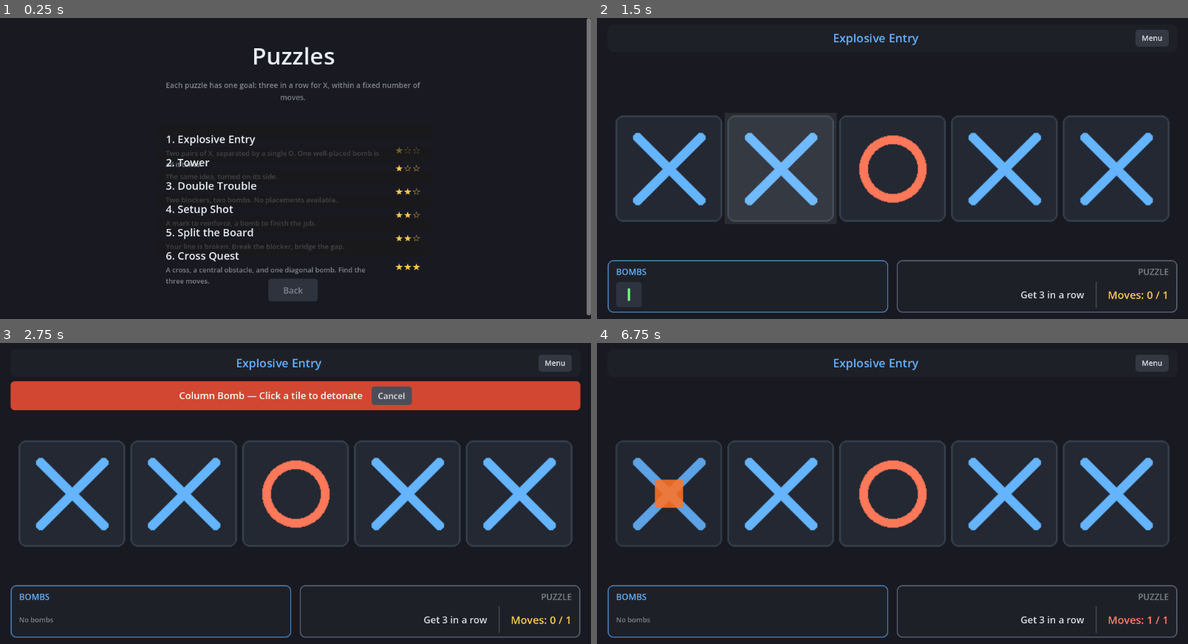
Above: before the commit, frames 1-4 (two rows, left to right).
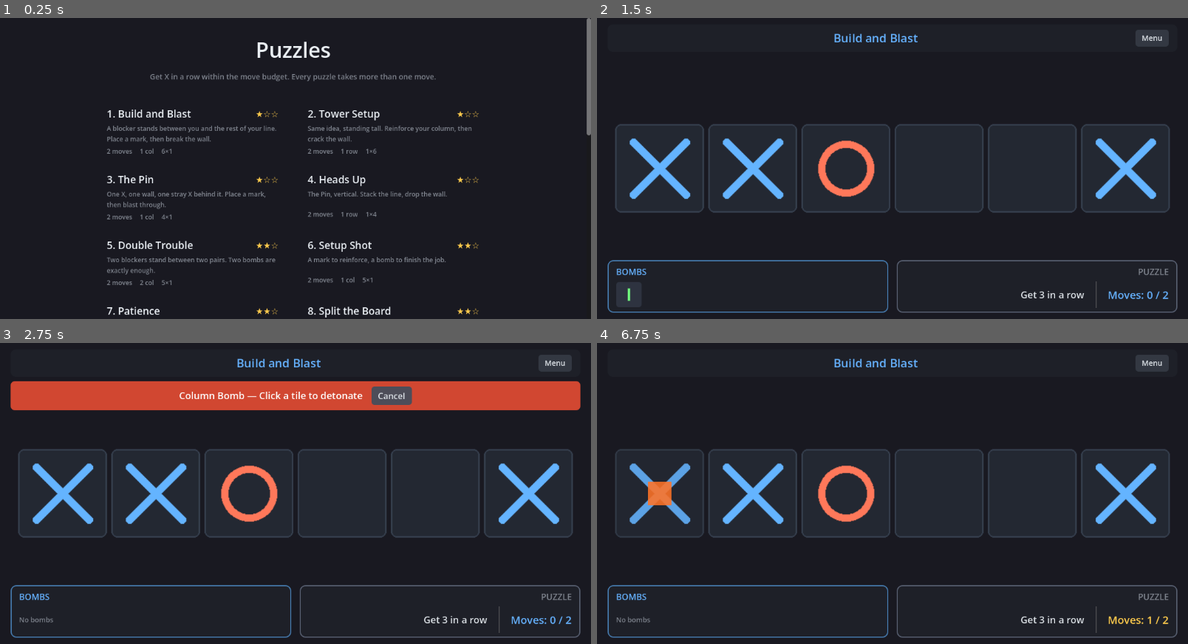
Above: after the commit, the same moments.

Repository: john-breton/TicTacBombs
Game: Godot game, scene res://Scenes/PuzzleSelect.tscn
Same seed, same stepped clock (60 frames per second), same inputs: the game is played once before the commit and once after it. This scene is started directly instead of the project's main scene.
Inputs (mouse positions are in pixels of both pictures, inside the frame that each line leads up to):
- Up to frame 1 (0.25 s): no input
- Up to frame 2 (1.5 s): click (892, 132) at 0.52 s; click (792, 129) at 1.27 s
- Up to frame 3 (2.75 s): click (29, 619) at 2 s
- Up to frame 4 (6.75 s): click "Menu" at 2.75 s; click "Restart" at 3.5 s; click (626, 619) at 4.25 s; click "Cancel" at 5 s; click (626, 619) at 5.75 s; tap A at 6.5 s; move the mouse to (667, 493) at 6.52 s; click (667, 493) at 6.67 s

The runs differ from the first frame. In frame 1, 7.9% of the frame differs, in the area x 18-100%, y 7-100%; in frame 2, 10%, in the area x 3-97%, y 5-94%; in frame 3, 9.4%; in frame 4, 9.3%.

Commit message:
Add more puzzles
Signed-off-by: john-breton <john.breton@canonical.com>

Diff:
--- a/Scripts/PuzzleCatalog.gd
+++ b/Scripts/PuzzleCatalog.gd
@@ -4,6 +4,7 @@
 ## Hand-crafted puzzles for Puzzle Mode.
 ## Each puzzle defines a board (possibly irregular), pre-placed marks,
 ## a fixed bomb inventory, a move budget, and a win length.
+## Every puzzle is designed to require multiple moves to solve.
 
 # Tile states used in puzzle board definitions.
 const TILE_DISABLED = -1  # Cell doesn't exist (wall — blocks wins, unplayable)
@@ -21,40 +22,72 @@
 	return [
 		{
 			"id": 1,
-			"name": "Explosive Entry",
-			"description": "Two pairs of X, separated by a single O. One well-placed bomb is all it takes.",
+			"name": "Build and Blast",
+			"description": "A blocker stands between you and the rest of your line. Place a mark, then break the wall.",
 			"difficulty": 1,
-			"width": 5,
-			"height": 1,
-			"win_length": 3,
-			"board": [
-				[TILE_X, TILE_X, TILE_O, TILE_X, TILE_X],
-			],
-			"bombs": [BOMB_COLUMN],
-			"max_moves": 1,
+			"width": 6,
+			"height": 1,
+			"win_length": 3,
+			"board": [
+				[TILE_X, TILE_X, TILE_O, TILE_EMPTY, TILE_EMPTY, TILE_X],
+			],
+			"bombs": [BOMB_COLUMN],
+			"max_moves": 2,
 		},
 		{
 			"id": 2,
-			"name": "Tower",
-			"description": "The same idea, turned on its side.",
+			"name": "Tower Setup",
+			"description": "Same idea, standing tall. Reinforce your column, then crack the wall.",
 			"difficulty": 1,
 			"width": 1,
-			"height": 5,
-			"win_length": 3,
-			"board": [
-				[TILE_X],
-				[TILE_X],
-				[TILE_O],
-				[TILE_X],
+			"height": 6,
+			"win_length": 3,
+			"board": [
+				[TILE_X],
+				[TILE_X],
+				[TILE_O],
+				[TILE_EMPTY],
+				[TILE_EMPTY],
 				[TILE_X],
 			],
 			"bombs": [BOMB_ROW],
-			"max_moves": 1,
+			"max_moves": 2,
 		},
 		{
 			"id": 3,
+			"name": "The Pin",
+			"description": "One X, one wall, one stray X behind it. Place a mark, then blast through.",
+			"difficulty": 1,
+			"width": 4,
+			"height": 1,
+			"win_length": 3,
+			"board": [
+				[TILE_EMPTY, TILE_X, TILE_O, TILE_X],
+			],
+			"bombs": [BOMB_COLUMN],
+			"max_moves": 2,
+		},
+		{
+			"id": 4,
+			"name": "Heads Up",
+			"description": "The Pin, vertical. Stack the line, drop the wall.",
+			"difficulty": 1,
+			"width": 1,
+			"height": 4,
+			"win_length": 3,
+			"board": [
+				[TILE_EMPTY],
+				[TILE_X],
+				[TILE_O],
+				[TILE_X],
+			],
+			"bombs": [BOMB_ROW],
+			"max_moves": 2,
+		},
+		{
+			"id": 5,
 			"name": "Double Trouble",
-			"description": "Two blockers, two bombs. No placements available.",
+			"description": "Two blockers stand between two pairs. Two bombs are exactly enough.",
 			"difficulty": 2,
 			"width": 5,
 			"height": 1,
@@ -66,7 +99,7 @@
 			"max_moves": 2,
 		},
 		{
-			"id": 4,
+			"id": 6,
 			"name": "Setup Shot",
 			"description": "A mark to reinforce, a bomb to finish the job.",
 			"difficulty": 2,
@@ -80,9 +113,23 @@
 			"max_moves": 2,
 		},
 		{
-			"id": 5,
+			"id": 7,
+			"name": "Patience",
+			"description": "Two empties, a wall, and one X on the far side. The bomb is a trap — find the cleaner path.",
+			"difficulty": 2,
+			"width": 5,
+			"height": 1,
+			"win_length": 3,
+			"board": [
+				[TILE_X, TILE_EMPTY, TILE_EMPTY, TILE_O, TILE_X],
+			],
+			"bombs": [BOMB_COLUMN],
+			"max_moves": 2,
+		},
+		{
+			"id": 8,
 			"name": "Split the Board",
-			"description": "Your line is broken. Break the blocker, bridge the gap.",
+			"description": "Your line is broken. Bridge it however you can.",
 			"difficulty": 2,
 			"width": 5,
 			"height": 3,
@@ -96,7 +143,67 @@
 			"max_moves": 2,
 		},
 		{
-			"id": 6,
+			"id": 9,
+			"name": "Sandwich",
+			"description": "Four X's, three walls, three bombs. No room to spare — anything left standing breaks the chain.",
+			"difficulty": 2,
+			"width": 7,
+			"height": 1,
+			"win_length": 3,
+			"board": [
+				[TILE_X, TILE_X, TILE_O, TILE_O, TILE_O, TILE_X, TILE_X],
+			],
+			"bombs": [BOMB_COLUMN, BOMB_COLUMN, BOMB_COLUMN],
+			"max_moves": 3,
+		},
+		{
+			"id": 10,
+			"name": "Stockpile",
+			"description": "One X to start, a wall in the middle, and an empty stretch. Build up before you blast.",
+			"difficulty": 2,
+			"width": 5,
+			"height": 1,
+			"win_length": 3,
+			"board": [
+				[TILE_X, TILE_EMPTY, TILE_O, TILE_EMPTY, TILE_EMPTY],
+			],
+			"bombs": [BOMB_COLUMN],
+			"max_moves": 3,
+		},
+		{
+			"id": 11,
+			"name": "Three Steps",
+			"description": "Two X's pinned by walls, with a clear column down the middle. Two routes — both take three moves.",
+			"difficulty": 2,
+			"width": 5,
+			"height": 3,
+			"win_length": 3,
+			"board": [
+				[TILE_O, TILE_EMPTY, TILE_EMPTY, TILE_EMPTY, TILE_O],
+				[TILE_X, TILE_O,     TILE_EMPTY, TILE_O,     TILE_X],
+				[TILE_O, TILE_EMPTY, TILE_EMPTY, TILE_EMPTY, TILE_O],
+			],
+			"bombs": [BOMB_COLUMN, BOMB_COLUMN],
+			"max_moves": 3,
+		},
+		{
+			"id": 12,
+			"name": "Bridge Out",
+			"description": "Two pieces sit on opposite sides, with a wall between them. Three deliberate moves.",
+			"difficulty": 3,
+			"width": 5,
+			"height": 3,
+			"win_length": 3,
+			"board": [
+				[TILE_EMPTY, TILE_EMPTY, TILE_EMPTY, TILE_EMPTY, TILE_EMPTY],
+				[TILE_X,     TILE_EMPTY, TILE_O,     TILE_EMPTY, TILE_X],
+				[TILE_EMPTY, TILE_EMPTY, TILE_EMPTY, TILE_EMPTY, TILE_EMPTY],
+			],
+			"bombs": [BOMB_COLUMN],
+			"max_moves": 3,
+		},
+		{
+			"id": 13,
 			"name": "Cross Quest",
 			"description": "A cross, a central obstacle, and one diagonal bomb. Find the three moves.",
 			"difficulty": 3,
@@ -112,6 +219,135 @@
 			],
 			"bombs": [BOMB_DIAGONAL],
 			"max_moves": 3,
+		},
+		{
+			"id": 14,
+			"name": "Cracked Open",
+			"description": "A diagonal almost reaches across. Set the keystone, then split the wall — but mind where the bomb lands.",
+			"difficulty": 3,
+			"width": 4,
+			"height": 4,
+			"win_length": 3,
+			"board": [
+				[TILE_X,     TILE_EMPTY, TILE_EMPTY, TILE_EMPTY],
+				[TILE_EMPTY, TILE_O,     TILE_EMPTY, TILE_EMPTY],
+				[TILE_EMPTY, TILE_EMPTY, TILE_EMPTY, TILE_EMPTY],
+				[TILE_EMPTY, TILE_EMPTY, TILE_EMPTY, TILE_X],
+			],
+			"bombs": [BOMB_DIAGONAL],
+			"max_moves": 2,
+		},
+		{
+			"id": 15,
+			"name": "Cracked Wider",
+			"description": "Two walls on the diagonal, two bombs in your pocket. Choose targets that don't take your own X's with them.",
+			"difficulty": 3,
+			"width": 5,
+			"height": 5,
+			"win_length": 3,
+			"board": [
+				[TILE_X,     TILE_EMPTY, TILE_EMPTY, TILE_EMPTY, TILE_EMPTY],
+				[TILE_EMPTY, TILE_O,     TILE_EMPTY, TILE_EMPTY, TILE_EMPTY],
+				[TILE_EMPTY, TILE_EMPTY, TILE_EMPTY, TILE_EMPTY, TILE_EMPTY],
+				[TILE_EMPTY, TILE_EMPTY, TILE_EMPTY, TILE_O,     TILE_EMPTY],
+				[TILE_EMPTY, TILE_EMPTY, TILE_EMPTY, TILE_EMPTY, TILE_X],
+			],
+			"bombs": [BOMB_DIAGONAL, BOMB_DIAGONAL],
+			"max_moves": 3,
+		},
+		{
+			"id": 16,
+			"name": "Long Reach",
+			"description": "Four in a row this time. Plan all three moves before you commit.",
+			"difficulty": 3,
+			"width": 7,
+			"height": 1,
+			"win_length": 4,
+			"board": [
+				[TILE_X, TILE_EMPTY, TILE_O, TILE_EMPTY, TILE_EMPTY, TILE_EMPTY, TILE_X],
+			],
+			"bombs": [BOMB_COLUMN],
+			"max_moves": 3,
+		},
+		{
+			"id": 17,
+			"name": "The Spread",
+			"description": "Two walls, two bombs, two X's needed in the middle. Five moves with no slack.",
+			"difficulty": 3,
+			"width": 7,
+			"height": 1,
+			"win_length": 4,
+			"board": [
+				[TILE_X, TILE_EMPTY, TILE_O, TILE_EMPTY, TILE_O, TILE_EMPTY, TILE_X],
+			],
+			"bombs": [BOMB_COLUMN, BOMB_COLUMN],
+			"max_moves": 5,
+		},
+		{
+			"id": 18,
+			"name": "The Long March",
+			"description": "Seven in a row across thirteen cells. Every gap is a placement, every wall is a bomb. Eleven moves, no slack.",
+			"difficulty": 3,
+			"width": 13,
+			"height": 1,
+			"win_length": 7,
+			"board": [
+				[
+					TILE_X, TILE_EMPTY, TILE_O, TILE_EMPTY, TILE_O,
+					TILE_EMPTY, TILE_O, TILE_EMPTY, TILE_O, TILE_EMPTY,
+					TILE_O, TILE_EMPTY, TILE_X,
+				],
+			],
+			"bombs": [BOMB_COLUMN, BOMB_COLUMN, BOMB_COLUMN, BOMB_COLUMN, BOMB_COLUMN],
+			"max_moves": 11,
+		},
+		{
+			"id": 19,
+			"name": "The Iron Spire",
+			"description": "The same gauntlet, standing tall. Row bombs only — pick your sequence carefully.",
+			"difficulty": 3,
+			"width": 1,
+			"height": 13,
+			"win_length": 7,
+			"board": [
+				[TILE_X],
+				[TILE_EMPTY],
+				[TILE_O],
+				[TILE_EMPTY],
+				[TILE_O],
+				[TILE_EMPTY],
+				[TILE_O],
+				[TILE_EMPTY],
+				[TILE_O],
+				[TILE_EMPTY],
+				[TILE_O],
+				[TILE_EMPTY],
+				[TILE_X],
+			],
+			"bombs": [BOMB_ROW, BOMB_ROW, BOMB_ROW, BOMB_ROW, BOMB_ROW],
+			"max_moves": 11,
+		},
+		{
+			"id": 20,
+			"name": "Marathon",
+			"description": "Eight in a row across seventeen cells. Seven placements, six bombs, zero room for waste.",
+			"difficulty": 3,
+			"width": 17,
+			"height": 1,
+			"win_length": 8,
+			"board": [
+				[
+					TILE_X, TILE_EMPTY, TILE_O, TILE_EMPTY, TILE_O,
+					TILE_EMPTY, TILE_O, TILE_EMPTY, TILE_O, TILE_EMPTY,
+					TILE_O, TILE_EMPTY, TILE_O, TILE_EMPTY, TILE_O,
+					TILE_EMPTY, TILE_X,
+				],
+			],
+			"bombs": [
+				BOMB_COLUMN, BOMB_COLUMN, BOMB_COLUMN,
+				BOMB_COLUMN, BOMB_COLUMN, BOMB_COLUMN,
+			],
+			"max_moves": 13,
 		},
 	]
 
--- a/Scripts/PuzzleSelect.gd
+++ b/Scripts/PuzzleSelect.gd
@@ -1,7 +1,7 @@
 extends Control
 
-## Puzzle selection menu. Lists all puzzles from PuzzleCatalog and
-## starts the selected puzzle in puzzle mode.
+## Puzzle selection menu. Lists all puzzles from PuzzleCatalog as a
+## responsive grid of cards and starts the selected puzzle in puzzle mode.
 
 const COLOR_BG = Color(0.1, 0.1, 0.13, 1)
 const COLOR_TEXT = Color(0.92, 0.94, 0.96)
@@ -14,10 +14,22 @@
 
 const DIFFICULTY_MAX = 3
 
+# Card sizing — kept compact so two columns fit at 1280×720.
+const CARD_MIN_WIDTH = 360
+const CARD_MIN_HEIGHT = 110
+const GRID_H_SEPARATION = 18
+const GRID_V_SEPARATION = 14
+
+# Width breakpoint at which we switch from 1 column to 2 columns.
+const TWO_COLUMN_BREAKPOINT = 900
+
+var _grid: GridContainer
+
 
 func _ready():
 	RenderingServer.set_default_clear_color(COLOR_BG)
 	_build_ui()
+	get_tree().root.size_changed.connect(_update_columns)
 
 
 func _build_ui():
@@ -37,8 +49,8 @@
 
 	var margin = MarginContainer.new()
 	margin.size_flags_horizontal = Control.SIZE_EXPAND_FILL
-	margin.add_theme_constant_override("margin_top", 40)
-	margin.add_theme_constant_override("margin_bottom", 40)
+	margin.add_theme_constant_override("margin_top", 32)
+	margin.add_theme_constant_override("margin_bottom", 32)
 	margin.add_theme_constant_override("margin_left", 40)
 	margin.add_theme_constant_override("margin_right", 40)
 	scroll.add_child(margin)
@@ -49,36 +61,41 @@
 	margin.add_child(center)
 
 	var main_vbox = VBoxContainer.new()
-	main_vbox.add_theme_constant_override("separation", 16)
-	main_vbox.custom_minimum_size.x = 520
+	main_vbox.add_theme_constant_override("separation", 14)
 	center.add_child(main_vbox)
 
 	# --- Title ---
 	var title = Label.new()
 	title.text = "Puzzles"
-	title.add_theme_font_size_override("font_size", 44)
+	title.add_theme_font_size_override("font_size", 40)
 	title.add_theme_color_override("font_color", COLOR_TEXT)
 	title.horizontal_alignment = HORIZONTAL_ALIGNMENT_CENTER
 	main_vbox.add_child(title)
 
 	var subtitle = Label.new()
-	subtitle.text = "Each puzzle has one goal: three in a row for X, within a fixed number of moves."
+	subtitle.text = "Get X in a row within the move budget. Every puzzle takes more than one move."
 	subtitle.add_theme_font_size_override("font_size", 14)
 	subtitle.add_theme_color_override("font_color", COLOR_TEXT_DIM)
 	subtitle.horizontal_alignment = HORIZONTAL_ALIGNMENT_CENTER
 	subtitle.autowrap_mode = TextServer.AUTOWRAP_WORD_SMART
-	subtitle.custom_minimum_size.x = 520
+	subtitle.custom_minimum_size.x = 2 * CARD_MIN_WIDTH + GRID_H_SEPARATION
 	main_vbox.add_child(subtitle)
 
-	_add_spacer(main_vbox, 8)
-
-	# --- Puzzle list ---
+	_add_spacer(main_vbox, 4)
+
+	# --- Puzzle grid ---
+	_grid = GridContainer.new()
+	_grid.add_theme_constant_override("h_separation", GRID_H_SEPARATION)
+	_grid.add_theme_constant_override("v_separation", GRID_V_SEPARATION)
+	_grid.columns = _desired_columns()
+	main_vbox.add_child(_grid)
+
 	var catalog = load("res://Scripts/PuzzleCatalog.gd")
 	var puzzles = catalog.get_puzzles()
 	for puzzle in puzzles:
-		main_vbox.add_child(_make_puzzle_entry(puzzle))
-
-	_add_spacer(main_vbox, 12)
+		_grid.add_child(_make_puzzle_card(puzzle))
+
+	_add_spacer(main_vbox, 8)
 
 	# --- Back button ---
 	var back_center = CenterContainer.new()
@@ -92,68 +109,104 @@
 	back_center.add_child(back_btn)
 
 
-func _make_puzzle_entry(puzzle: Dictionary) -> PanelContainer:
-	var panel = PanelContainer.new()
-	panel.size_flags_horizontal = Control.SIZE_EXPAND_FILL
-
+func _desired_columns() -> int:
+	var w = get_viewport_rect().size.x
+	return 2 if w >= TWO_COLUMN_BREAKPOINT else 1
+
+
+func _update_columns():
+	if _grid == null:
+		return
+	_grid.columns = _desired_columns()
+
+
+func _make_puzzle_card(puzzle: Dictionary) -> Control:
 	var btn = Button.new()
-	btn.size_flags_horizontal = Control.SIZE_EXPAND_FILL
+	btn.custom_minimum_size = Vector2(CARD_MIN_WIDTH, CARD_MIN_HEIGHT)
 	btn.toggle_mode = false
 	btn.focus_mode = Control.FOCUS_ALL
 	btn.flat = true
 	btn.mouse_default_cursor_shape = Control.CURSOR_POINTING_HAND
 	_style_entry_button(btn)
 	btn.pressed.connect(_on_puzzle_selected.bind(puzzle))
-	panel.add_child(btn)
-
-	# Put content on top of the button as a non-interactive overlay so the
-	# button still receives clicks across the whole row.
-	var row = HBoxContainer.new()
-	row.set_anchors_preset(Control.PRESET_FULL_RECT)
-	row.add_theme_constant_override("separation", 18)
-	row.mouse_filter = Control.MOUSE_FILTER_IGNORE
-	row.offset_left = 20
-	row.offset_right = -20
-	row.offset_top = 14
-	row.offset_bottom = -14
-	btn.add_child(row)
-
-	var text_vbox = VBoxContainer.new()
-	text_vbox.size_flags_horizontal = Control.SIZE_EXPAND_FILL
-	text_vbox.size_flags_vertical = Control.SIZE_SHRINK_CENTER
-	text_vbox.add_theme_constant_override("separation", 4)
-	text_vbox.mouse_filter = Control.MOUSE_FILTER_IGNORE
-	row.add_child(text_vbox)
+
+	# Content overlay — sits on top of the button so the whole card is clickable.
+	var content = VBoxContainer.new()
+	content.set_anchors_preset(Control.PRESET_FULL_RECT)
+	content.offset_left = 18
+	content.offset_right = -18
+	content.offset_top = 14
+	content.offset_bottom = -14
+	content.add_theme_constant_override("separation", 6)
+	content.mouse_filter = Control.MOUSE_FILTER_IGNORE
+	btn.add_child(content)
+
+	# Header row: id + name on the left, difficulty stars on the right.
+	var header = HBoxContainer.new()
+	header.add_theme_constant_override("separation", 12)
+	header.mouse_filter = Control.MOUSE_FILTER_IGNORE
+	content.add_child(header)
 
 	var name_label = Label.new()
 	name_label.text = "%d. %s" % [puzzle.get("id", 0), puzzle.get("name", "Puzzle")]
-	name_label.add_theme_font_size_override("font_size", 20)
+	name_label.add_theme_font_size_override("font_size", 19)
 	name_label.add_theme_color_override("font_color", COLOR_TEXT)
+	name_label.size_flags_horizontal = Control.SIZE_EXPAND_FILL
 	name_label.mouse_filter = Control.MOUSE_FILTER_IGNORE
-	text_vbox.add_child(name_label)
-
+	header.add_child(name_label)
+
+	var stars_label = Label.new()
+	stars_label.text = _difficulty_stars(puzzle.get("difficulty", 1))
+	stars_label.add_theme_font_size_override("font_size", 16)
+	stars_label.add_theme_color_override("font_color", COLOR_STAR)
+	stars_label.mouse_filter = Control.MOUSE_FILTER_IGNORE
+	header.add_child(stars_label)
+
+	# Description.
 	var desc_label = Label.new()
 	desc_label.text = puzzle.get("description", "")
-	desc_label.add_theme_font_size_override("font_size", 13)
+	desc_label.add_theme_font_size_override("font_size", 12)
 	desc_label.add_theme_color_override("font_color", COLOR_TEXT_DIM)
 	desc_label.autowrap_mode = TextServer.AUTOWRAP_WORD_SMART
+	desc_label.size_flags_vertical = Control.SIZE_EXPAND_FILL
+	desc_label.custom_minimum_size.y = 32
 	desc_label.mouse_filter = Control.MOUSE_FILTER_IGNORE
-	text_vbox.add_child(desc_label)
-
-	var meta_row = HBoxContainer.new()
-	meta_row.add_theme_constant_override("separation", 16)
-	meta_row.size_flags_vertical = Control.SIZE_SHRINK_CENTER
-	meta_row.mouse_filter = Control.MOUSE_FILTER_IGNORE
-	row.add_child(meta_row)
-
-	var stars_label = Label.new()
-	stars_label.text = _difficulty_stars(puzzle.get("difficulty", 1))
-	stars_label.add_theme_font_size_override("font_size", 18)
-	stars_label.add_theme_color_override("font_color", COLOR_STAR)
-	stars_label.mouse_filter = Control.MOUSE_FILTER_IGNORE
-	meta_row.add_child(stars_label)
-
-	return panel
+	content.add_child(desc_label)
+
+	# Footer row: move budget + bomb count summary.
+	var footer = HBoxContainer.new()
+	footer.add_theme_constant_override("separation", 14)
+	footer.mouse_filter = Control.MOUSE_FILTER_IGNORE
+	content.add_child(footer)
+
+	footer.add_child(_make_meta_label("%d moves" % puzzle.get("max_moves", 1)))
+	footer.add_child(_make_meta_label(_bomb_summary(puzzle.get("bombs", []))))
+	footer.add_child(_make_meta_label("%d×%d" % [puzzle.get("width", 0), puzzle.get("height", 0)]))
+
+	return btn
+
+
+func _make_meta_label(text: String) -> Label:
+	var lbl = Label.new()
+	lbl.text = text
+	lbl.add_theme_font_size_override("font_size", 12)
+	lbl.add_theme_color_override("font_color", COLOR_TEXT_DIM)
+	lbl.mouse_filter = Control.MOUSE_FILTER_IGNORE
+	return lbl
+
+
+func _bomb_summary(bombs: Array) -> String:
+	if bombs.is_empty():
+		return "no bombs"
+	var counts = {0: 0, 1: 0, 2: 0}
+	for b in bombs:
+		counts[b] = counts.get(b, 0) + 1
+	var labels = ["row", "col", "diag"]
+	var parts: Array = []
+	for i in range(3):
+		if counts[i] > 0:
+			parts.append("%d %s" % [counts[i], labels[i]])
+	return ", ".join(parts)
 
 
 func _difficulty_stars(level: int) -> String:
@@ -181,8 +234,8 @@
 		sb.corner_radius_top_right = 10
 		sb.corner_radius_bottom_left = 10
 		sb.corner_radius_bottom_right = 10
-		sb.content_margin_left = 20
-		sb.content_margin_right = 20
+		sb.content_margin_left = 18
+		sb.content_margin_right = 18
 		sb.content_margin_top = 14
 		sb.content_margin_bottom = 14
 
